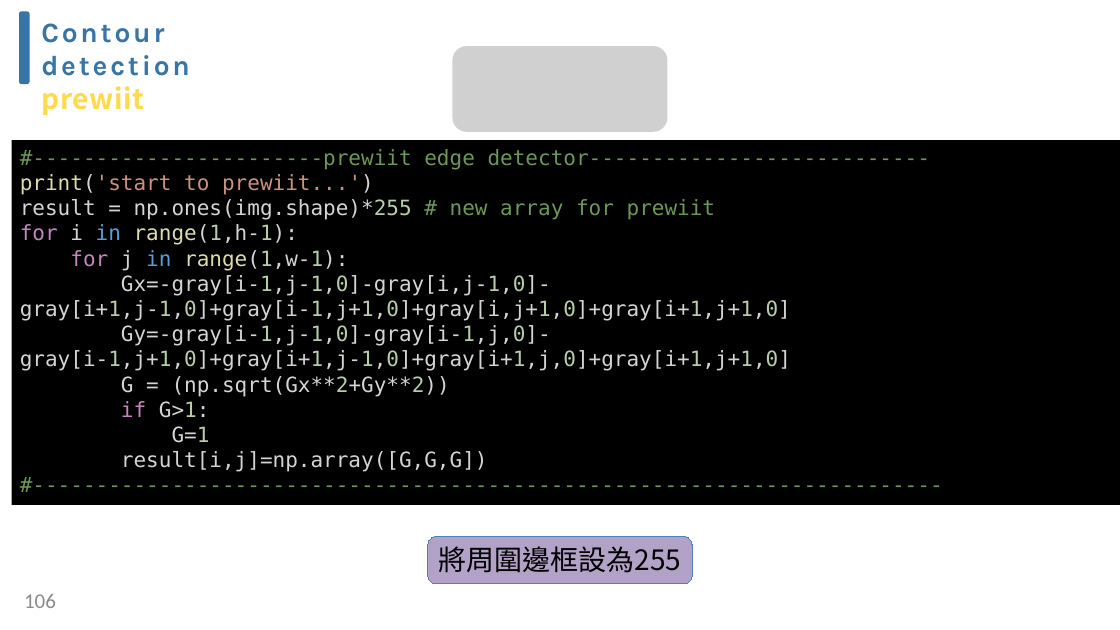
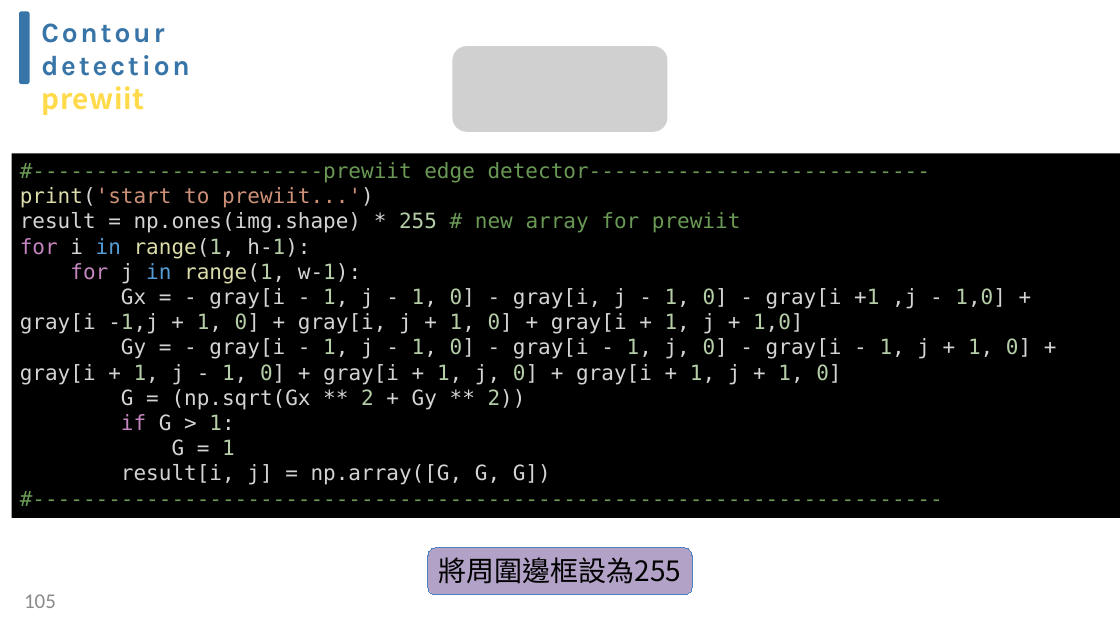
Before and after one commit to Kenchu123/EECamp2020, a slide deck: slide 105 of ppt/python2020-v4.pptx (slide 106 before the commit). Drawn at 1120x630 pixels with LibreOffice and Linux fonts; fonts in the diff are those of the drawing; grey boxes stand for pictures. Boxes give left, top, right and bottom in pixels: in the first picture for what was removed or moved away, otherwise in the second. Text is boxed around its words. In the diff, an @@ line names an element or a change of style, - is before the commit and + after.

Commit message:
modify ex5 and ppt

```diff
--- a/ppt/python2020-v4.pptx
+++ b/ppt/python2020-v4.pptx
@@ rectangle "#-----------------------prewiit edge detector--------------- ...": place and size @@
-rectangle "#-----------------------prewiit edge detector--------------- ..." at [12, 140, 1120, 505]
+rectangle "#-----------------------prewiit edge detector--------------- ..." at [12, 153, 1120, 518]
@@ text in rectangle at [20, 212, 1031, 485]: spaces changed @@
-result = np.ones(img.shape)*255 # new array for prewiit
-for i in range(1,h-1):
-for j in range(1,w-1):
-Gx=-gray[i-1,j-1,0]-gray[i,j-1,0]-gray[i+1,j-1,0]+gray[i-1,j+1,0]+gray[i,j+1,0]+gray[i+1,j+1,0]
-Gy=-gray[i-1,j-1,0]-gray[i-1,j,0]-gray[i-1,j+1,0]+gray[i+1,j-1,0]+gray[i+1,j,0]+gray[i+1,j+1,0]
-G = (np.sqrt(Gx**2+Gy**2))
-if G>1:
-G=1
-result[i,j]=np.array([G,G,G])
+result = np.ones(img.shape) * 255 # new array for prewiit
+for i in range(1, h-1):
+for j in range(1, w-1):
+Gx = - gray[i - 1, j - 1, 0] - gray[i, j - 1, 0] - gray[i +1 ,j - 1,0] + gray[i -1,j + 1, 0] + gray[i, j + 1, 0] + gray[i + 1, j + 1,0]
+Gy = - gray[i - 1, j - 1, 0] - gray[i - 1, j, 0] - gray[i - 1, j + 1, 0] + gray[i + 1, j - 1, 0] + gray[i + 1, j, 0] + gray[i + 1, j + 1, 0]
+G = (np.sqrt(Gx ** 2 + Gy ** 2))
+if G > 1:
+G = 1
+result[i, j] = np.array([G, G, G])
@@ rounded rectangle "將周圍邊框設為255": place and size @@
-rounded rectangle "將周圍邊框設為255" at [428, 537, 691, 585]
+rounded rectangle "將周圍邊框設為255" at [428, 548, 691, 596]
@@ page number at [24, 594, 56, 608]: text changed @@
-106
+105
```
Also in this commit, not shown: 30 other slides changed, 2 slides added, 3 slides removed, 3 other files.
